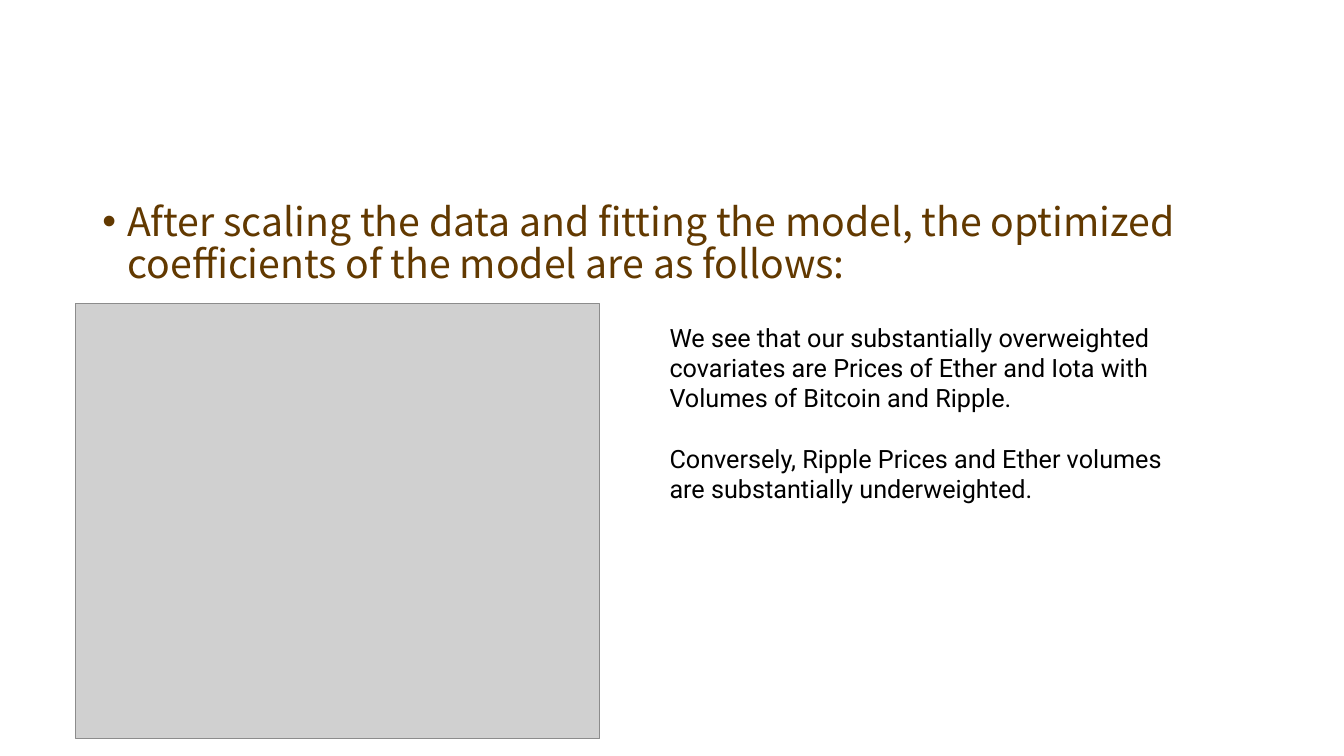
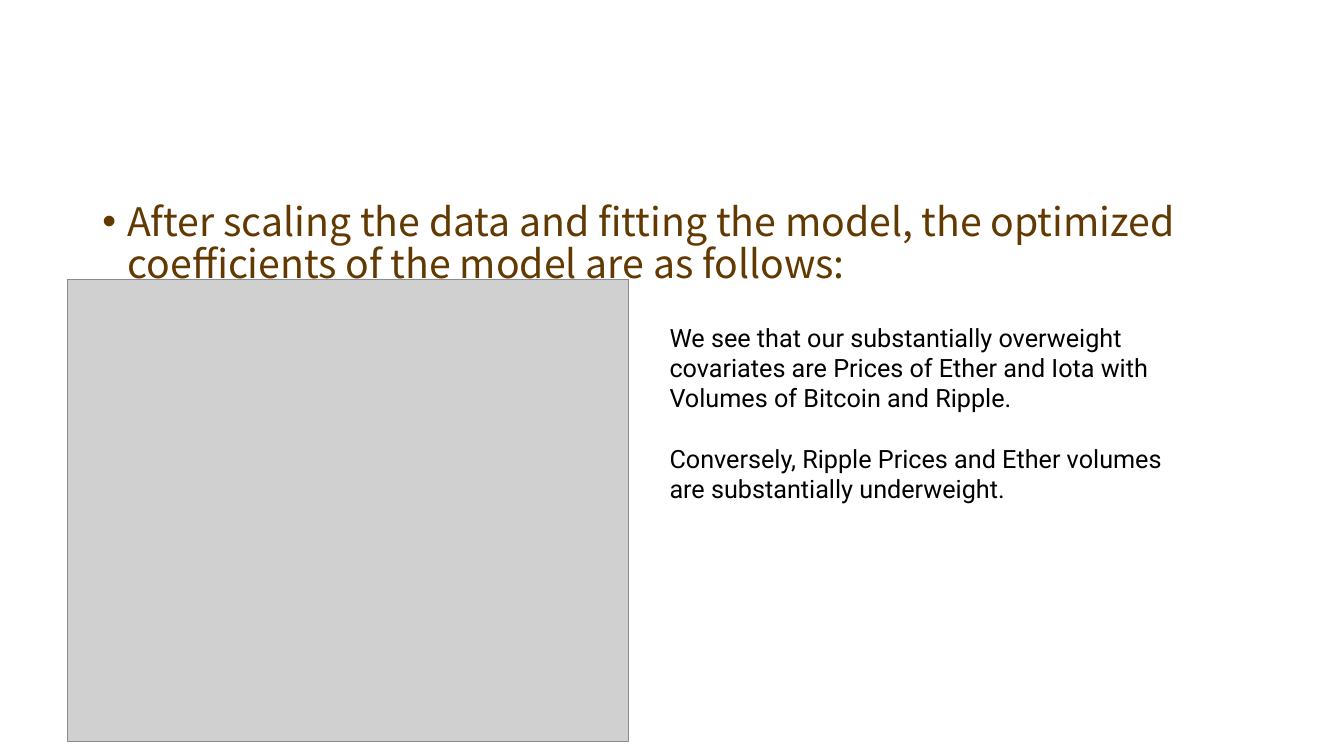
Before and after one commit to thegarrickchu/Springboard-Bitcoin_Digital_Gold_Rush-Capstone-1-Project-, a slide deck: slide 27 of Capstone_Project_1_Deck_v2.pptx. Drawn at 1344x756 pixels with LibreOffice and Linux fonts; fonts in the diff are those of the drawing; grey boxes stand for pictures; background and template pictures are left out. Boxes give left, top, right and bottom in pixels: in the first picture for what was removed or moved away, otherwise in the second. Text is boxed around its words. In the diff, an @@ line names an element or a change of style, - is before the commit and + after.

Commit message:
minor update 4/3 (fixed covariate plot, cleaned missing values in Value_MWNTD series)
incorporated suggestions from Jenny Hung (Springboard Code Review) and feedback from peers.

```diff
--- a/Capstone_Project_1_Deck_v2.pptx
+++ b/Capstone_Project_1_Deck_v2.pptx
@@ picture: place and size @@
-picture at (76,303,600,739)
+picture at (68,279,629,741)
@@ text at (670,328,1162,504): text changed @@
-We see that our substantially overweighted covariates are Prices of Ether and Iota with Volumes of Bitcoin and Ripple.
-Conversely, Ripple Prices and Ether volumes are substantially underweighted.
+We see that our substantially overweight covariates are Prices of Ether and Iota with Volumes of Bitcoin and Ripple.
+Conversely, Ripple Prices and Ether volumes are substantially underweight.
```
Also in this commit, not shown: 3 other files.
